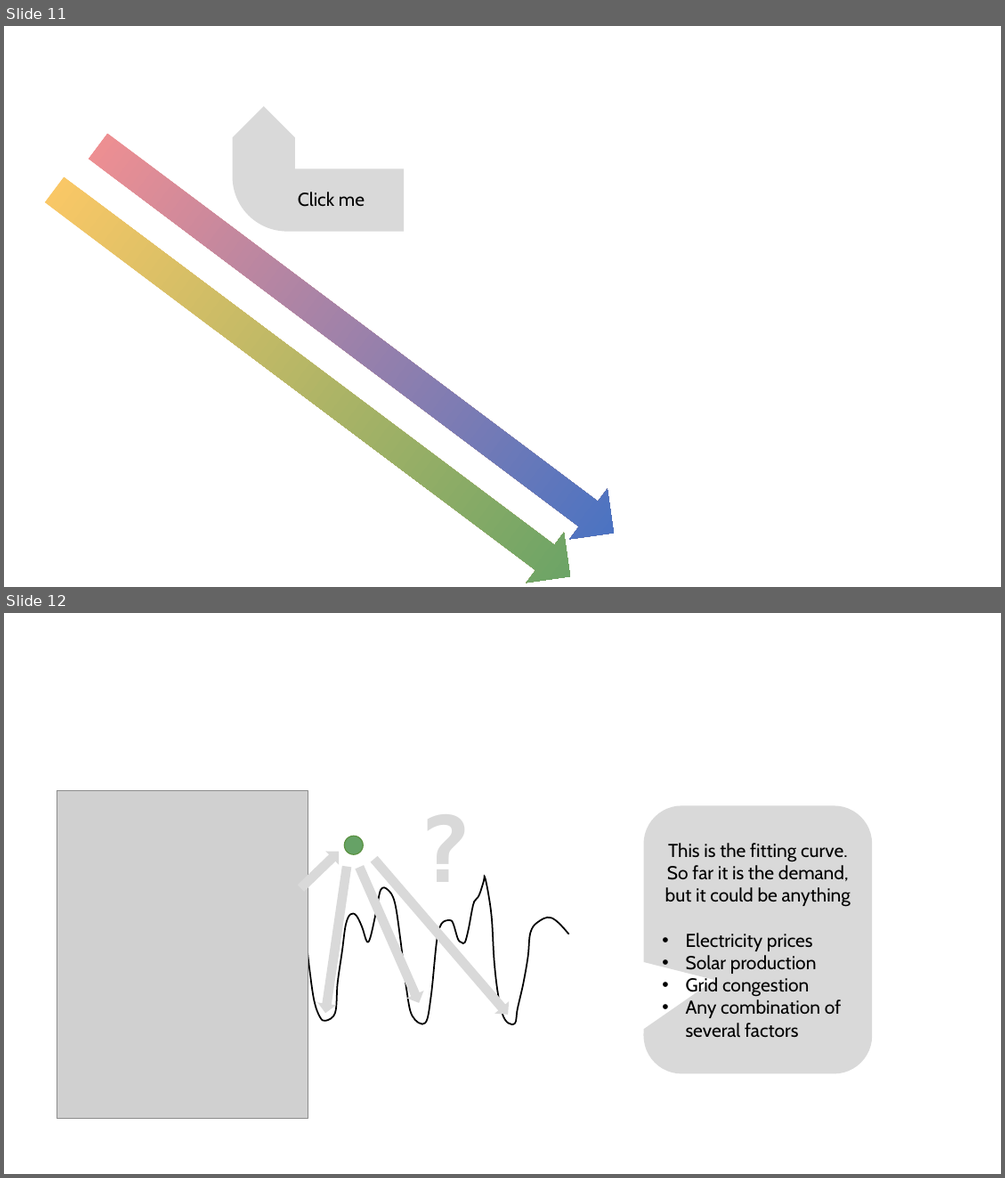
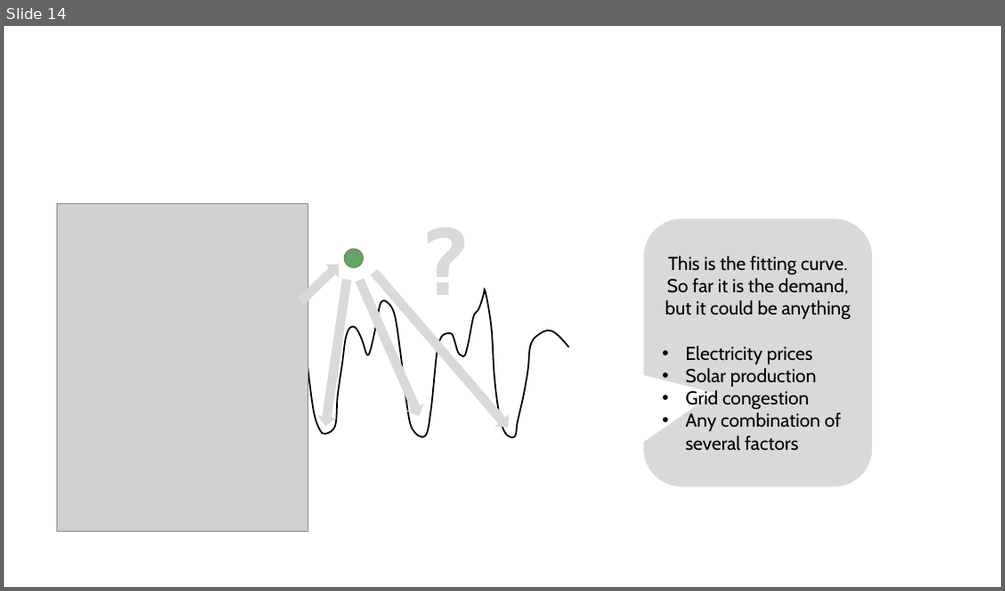
Before and after one commit to cvmartin/eflows.site, a slide deck: support/support_eflows.pptx. Shown one above the other, each under a label of ours: slides 11 and 12 before the commit, slide 14 after it. The pictures are 1005x1178 and 1005x591 pixels, drawn with LibreOffice and Linux fonts; fonts in the diff are those of the drawing; grey boxes stand for pictures. Boxes give left, top, right and bottom in pixels: in the first picture for what was removed or moved away, otherwise in the second. Text is boxed around its words. In the diff, an @@ line names an element or a change of style, - is before the commit and + after.

```diff
--- a/support/support_eflows.pptx
+++ b/support/support_eflows.pptx
@@ slide 11 removed at bbox=[4, 26, 1001, 587], background #FFFFFF @@
@@ down arrow removed at bbox=[80, 120, 633, 558] @@
@@ bent arrow removed at bbox=[232, 106, 404, 231] @@
@@ down arrow removed at bbox=[36, 165, 590, 587] @@
@@ rounded speech box removed at bbox=[279, 178, 383, 219] @@
-Click me
@@ what was slide 12 is now slide 14 @@
```
Also in this commit, not shown: 7 slides changed, 3 slides added, 5 other slides removed, 14 other files.
